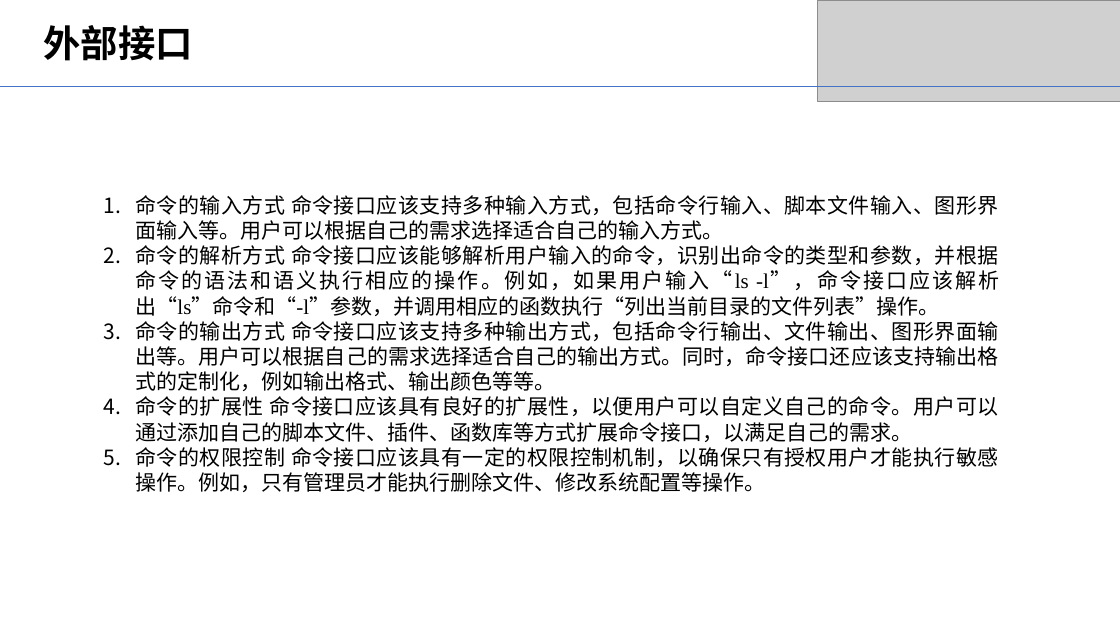
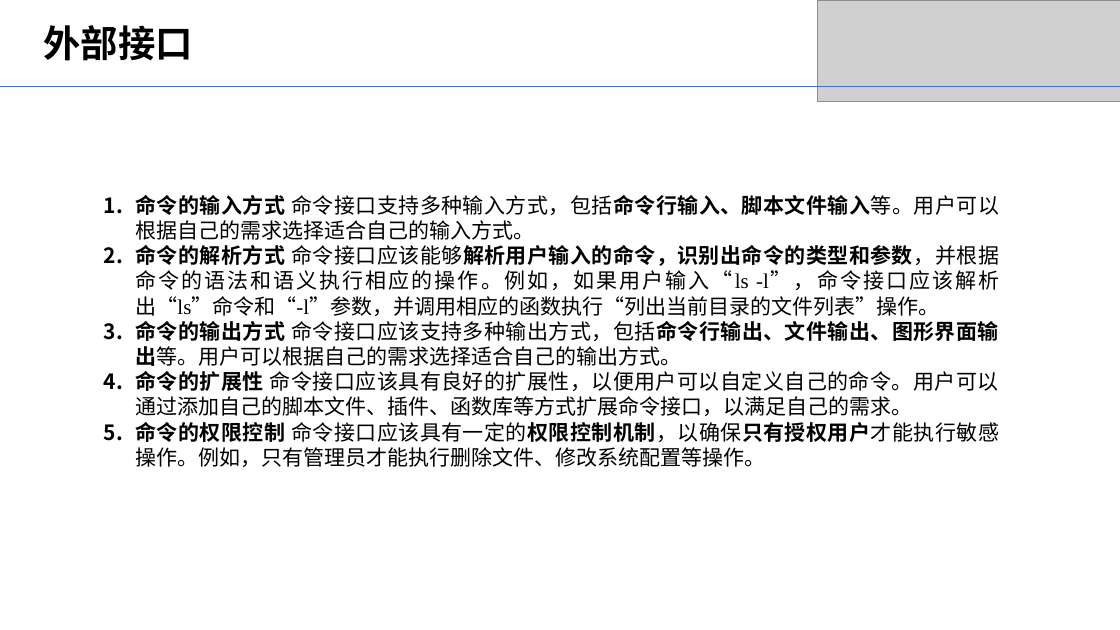
Before and after one commit to chrisx599/os_lab, a slide deck: slide 9 of document/概要设计pre_v1.0.pptx. Drawn at 1120x630 pixels with LibreOffice and Linux fonts; fonts in the diff are those of the drawing; grey boxes stand for pictures. Boxes give left, top, right and bottom in pixels: in the first picture for what was removed or moved away, otherwise in the second. Text is boxed around its words. In the diff, an @@ line names an element or a change of style, - is before the commit and + after.

```diff
--- a/document/概要设计pre_v1.0.pptx
+++ b/document/概要设计pre_v1.0.pptx
@@ text at bbox=[135, 195, 999, 240]: text changed @@
-1. 命令的输入方式 命令接口应该支持多种输入方式，包括命令行输入、脚本文件输入、图形界面输入等。用户可以根据自己的需求选择适合自己的输入方式。
+1. 命令的输入方式 命令接口支持多种输入方式，包括命令行输入、脚本文件输入等。用户可以根据自己的需求选择适合自己的输入方式。
@@ text at bbox=[135, 245, 999, 467]: bold on in "命令的解析方式 命令接口应该能够解析用户输入的命令，识别出命令的类型和参数，并根据命令的语法和语义执行相应的操作。例如， ...", "命令的扩展性", "命令的权限控制 命令接口应该具有一定的权限控制机制，以确保只有授权用户才能执行敏感操作。例如，只有管理员才能执行删除文件 ..." @@
@@ text at bbox=[135, 321, 999, 366]: text changed @@
-3. 命令的输出方式 命令接口应该支持多种输出方式，包括命令行输出、文件输出、图形界面输出等。用户可以根据自己的需求选择适合自己的输出方式。同时，命令接口还应该支持输出格式的定制化，例如输出格式、输出颜色等等。
+3. 命令的输出方式 命令接口应该支持多种输出方式，包括命令行输出、文件输出、图形界面输出等。用户可以根据自己的需求选择适合自己的输出方式。
```
Also in this commit, not shown: 9 other slides changed, 3 other files.
